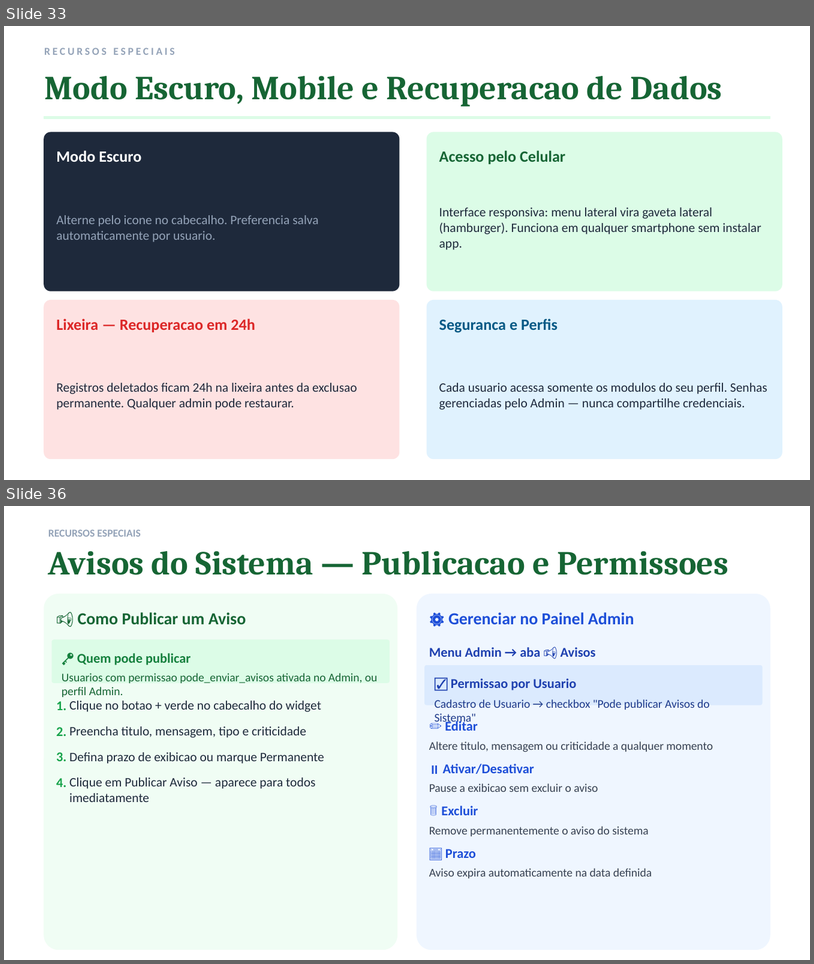
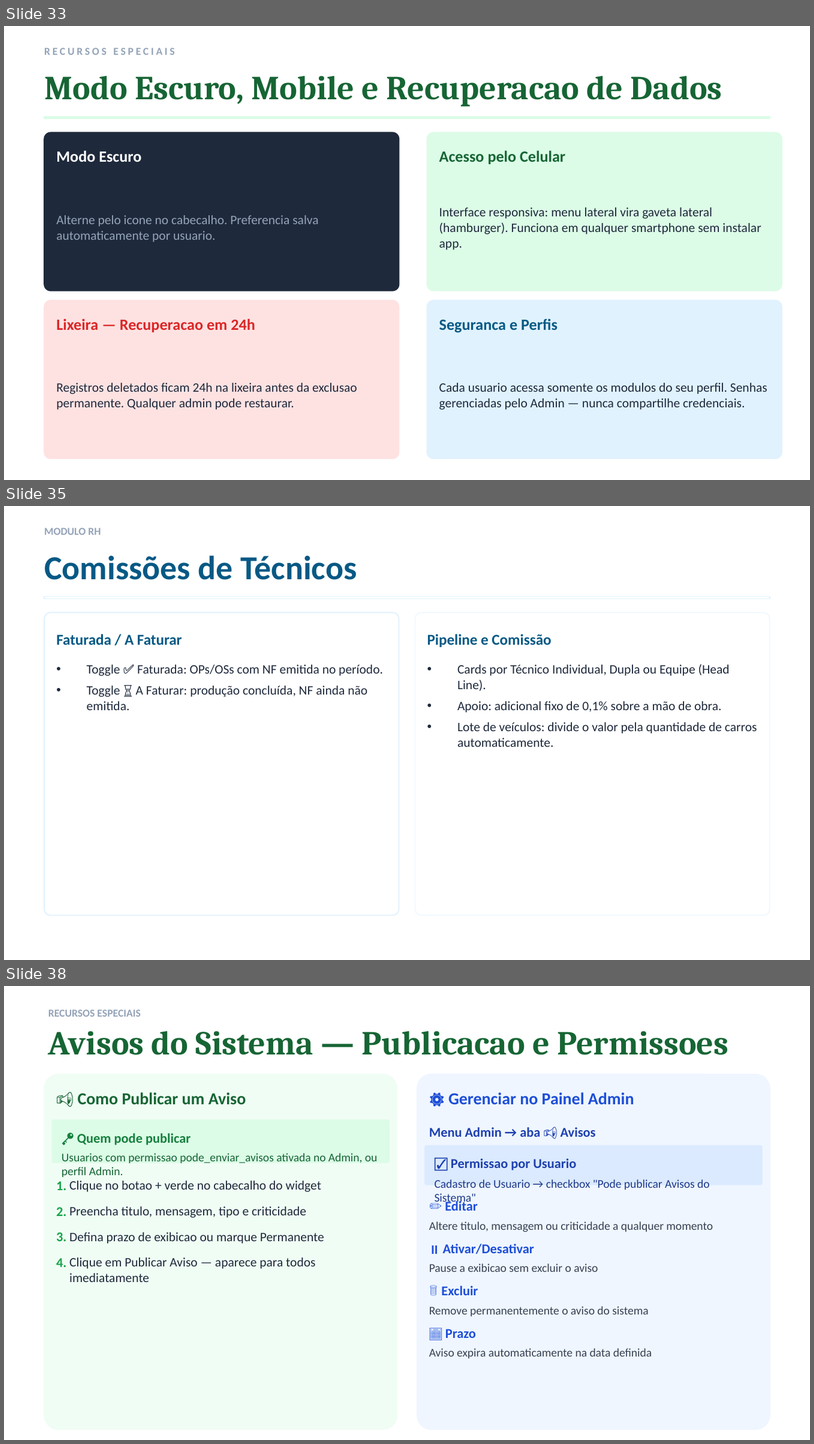
Before and after one commit to spinsc/ACN, a slide deck: ACN_Sinal_Verde_Treinamento.pptx. Shown one above the other, each under a label of ours: slides 33 and 36 before the commit, slides 33, 35 and 38 after it; the slides between them are not shown. The pictures are 814x964 and 814x1444 pixels, drawn with LibreOffice and Linux fonts; fonts in the diff are those of the drawing. Boxes give left, top, right and bottom in pixels: in the first picture for what was removed or moved away, otherwise in the second. Text is boxed around its words. In the diff, an @@ line names an element or a change of style, - is before the commit and + after.

```diff
--- a/ACN_Sinal_Verde_Treinamento.pptx
+++ b/ACN_Sinal_Verde_Treinamento.pptx
@@ slide 35 added at [4, 506, 810, 960], background #FFFFFF @@
@@ rectangle added at [4, 506, 810, 959], outline #FFFFFF 1 pt @@
@@ text added at [44, 528, 101, 535], 9.5 pt, text #94A3B8, bold @@
+MODULO RH
@@ text added at [44, 555, 357, 580], 30 pt, text #075985, bold @@
+Comissões de Técnicos
@@ rectangle added at [44, 597, 770, 599], outline #E0F2FE 1 pt @@
@@ rounded rectangle added at [44, 612, 399, 915], outline #E0F2FE 1 pt @@
@@ rounded rectangle added at [415, 612, 770, 915], outline #F0F9FF 1 pt @@
@@ text added at [56, 634, 182, 645], 13.5 pt, text #075985, bold @@
+Faturada / A Faturar
@@ text added at [428, 634, 551, 647], 13.5 pt, text #075985, bold @@
+Pipeline e Comissão
@@ text added at [87, 664, 383, 710], 11.5 pt, text #1E293B @@
+• Toggle ✅ Faturada: OPs/OSs com NF emitida no período.
+• Toggle ⏳ A Faturar: produção concluída, NF ainda não emitida.
@@ text added at [458, 664, 758, 747], 11.5 pt, text #1E293B @@
+• Cards por Técnico Individual, Dupla ou Equipe (Head Line).
+• Apoio: adicional fixo de 0,1% sobre a mão de obra.
+• Lote de veículos: divide o valor pela quantidade de carros automaticamente.
@@ what was slide 36 is now slide 38 @@
```
Also in this commit, not shown: 1 slide changed, 2 other slides added, 2 other files.
